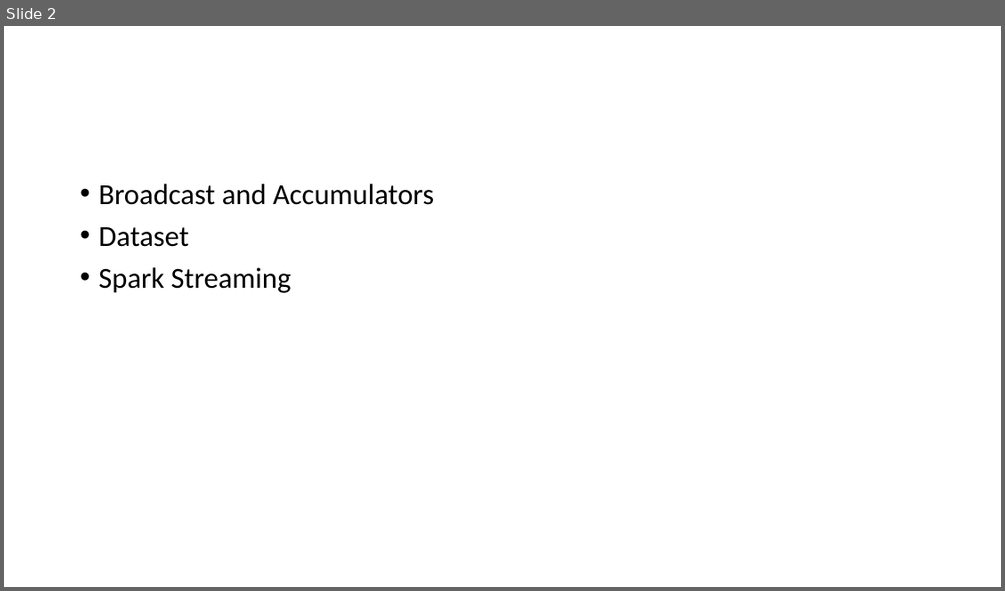
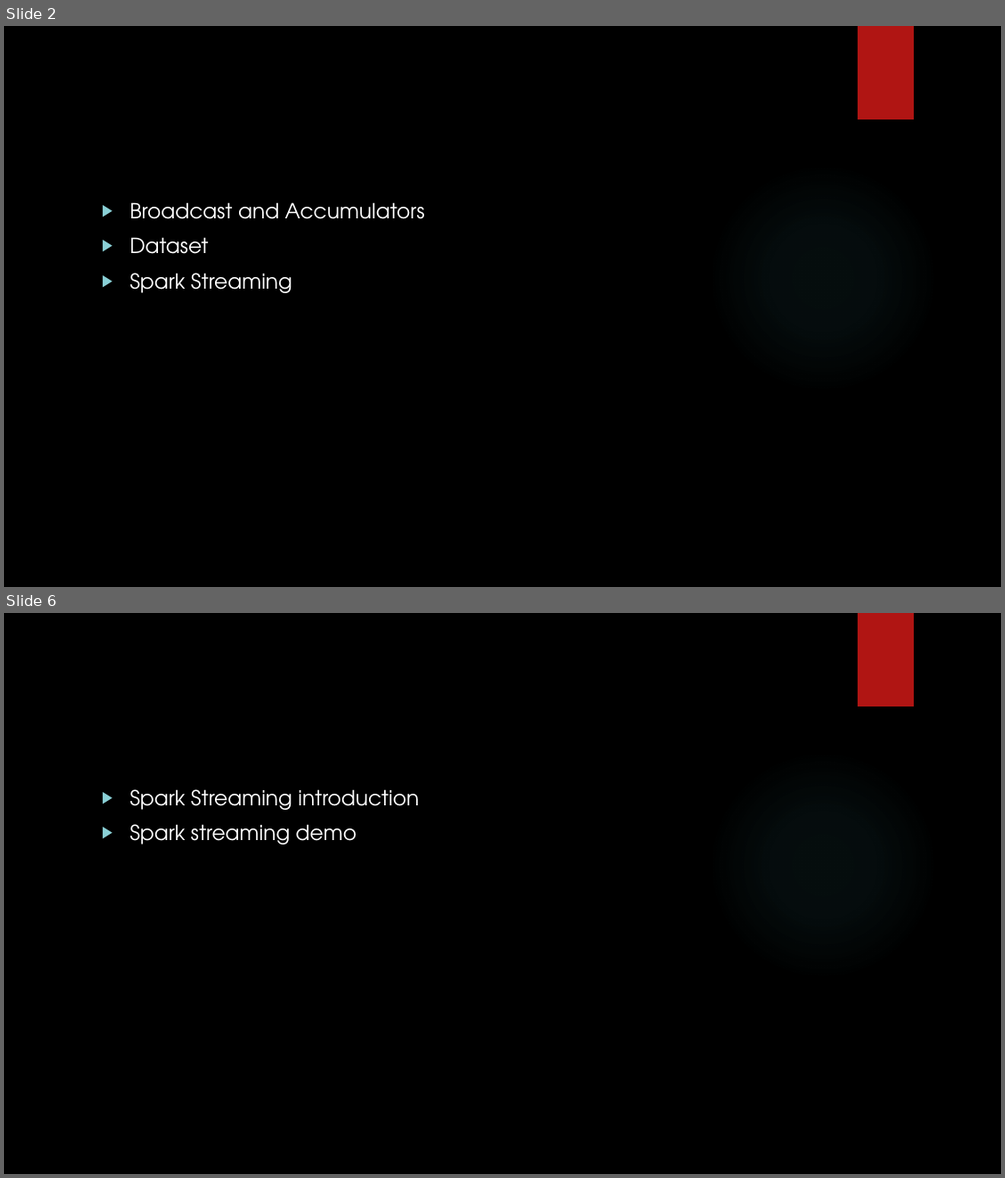
Before and after one commit to karthick1808/CDB21DW007, a slide deck: Presentation.pptx. Shown one above the other, each under a label of ours: slide 2 before the commit, slides 2 and 6 after it; the slides between them are not shown. The pictures are 1005x591 and 1005x1178 pixels, drawn with LibreOffice and Linux fonts; fonts in the diff are those of the drawing; background and template pictures are left out. Boxes give left, top, right and bottom in pixels: in the first picture for what was removed or moved away, otherwise in the second. Text is boxed around its words. In the diff, an @@ line names an element or a change of style, - is before the commit and + after.

```diff
--- a/Presentation.pptx
+++ b/Presentation.pptx
@@ slide 6 added at (4,613,1001,1174), background picture (left out); not listed: 2 template elements that a slide beside it also shows @@
@@ text added at (129,789,419,844), 20 pt, text #FFFFFF @@
+▶ Spark Streaming introduction
+▶ Spark streaming demo
@@ slide 2 changed as well @@
@@ background #FFFFFF to picture (left out) @@
@@ rectangle added at (858,26,914,119), fill #B01513 @@
@@ ellipse added at (708,163,938,394), fill gradient #50B9C1 @@
@@ text "Broadcast and Accumulators": place and size @@
-text "Broadcast and Accumulators" at (98,184,434,293)
+text "Broadcast and Accumulators" at (129,202,425,293)
@@ text "Broadcast and Accumulators" at (129,202,425,293): size 28 to 20 pt, font Calibri to TeX Gyre Adventor, text colour #000000 to #FFFFFF; bullet • to ▶; line spacing 0.9 to 1 @@
```
Also in this commit, not shown: 3 other slides changed, 19 other slides added, 1 slide removed.
